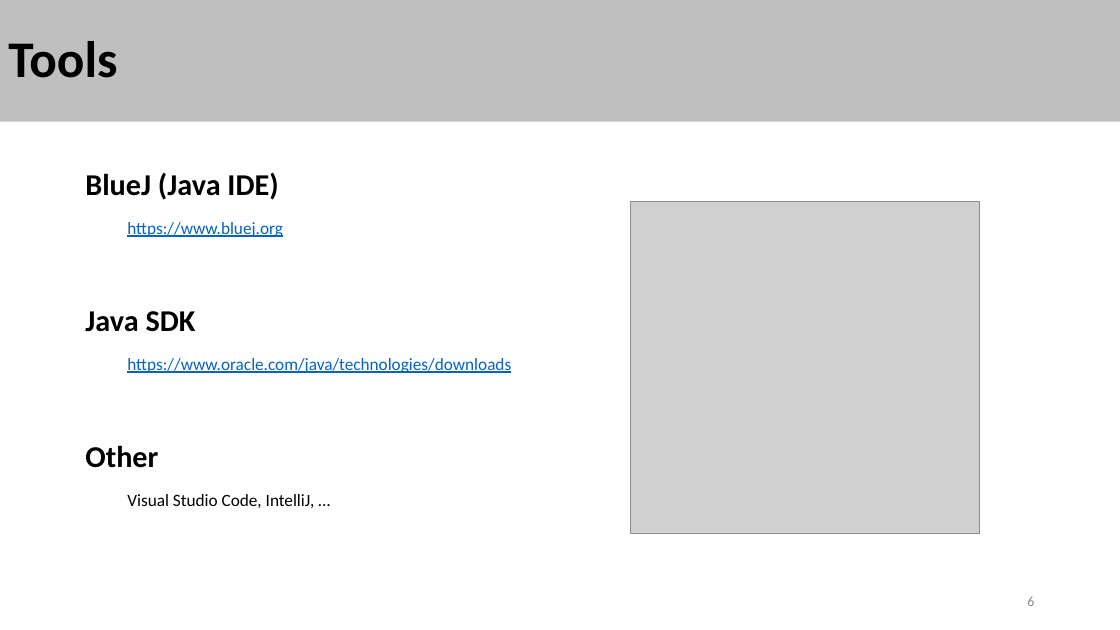
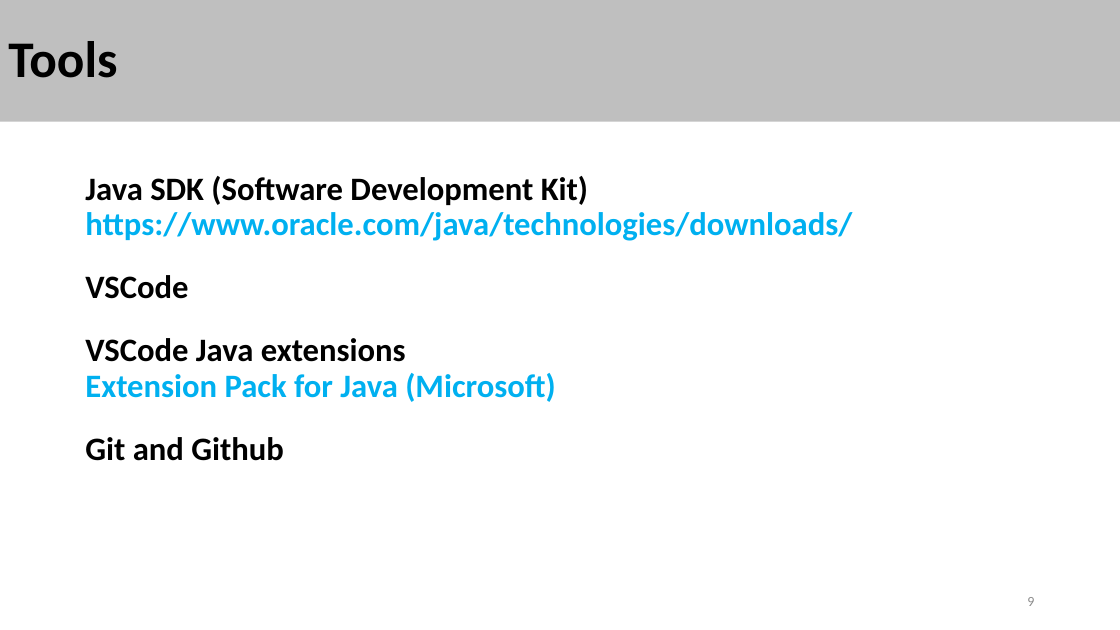
Before and after one commit to stalj/cp3, a slide deck: slide 9 of 01-CourseIntroduction/01-CourseIntroduction.pptx (slide 6 before the commit). Drawn at 1120x630 pixels with LibreOffice and Linux fonts; fonts in the diff are those of the drawing; grey boxes stand for pictures. Boxes give left, top, right and bottom in pixels: in the first picture for what was removed or moved away, otherwise in the second. Text is boxed around its words. In the diff, an @@ line names an element or a change of style, - is before the commit and + after.

```diff
--- a/01-CourseIntroduction/01-CourseIntroduction.pptx
+++ b/01-CourseIntroduction/01-CourseIntroduction.pptx
@@ text at (x1=85, y1=176, x2=852, y2=461): text changed; size 14.8 to 28 pt; text colour #0563C1 to #00B0F0; bold on @@
-BlueJ (Java IDE)
-  https://www.bluej.org
-Java SDK
-  https://www.oracle.com/java/technologies/downloads
-Other
-  Visual Studio Code, IntelliJ, …
+Java SDK (Software Development Kit)
+https://www.oracle.com/java/technologies/downloads/
+VSCode
+VSCode Java extensions
+Extension Pack for Java (Microsoft)
+Git and Github
@@ picture removed at (x1=631, y1=202, x2=980, y2=534) @@
@@ page number at (x1=1027, y1=597, x2=1034, y2=606): text changed @@
-6
+9
```
Also in this commit, not shown: 11 other slides changed, 7 slides added, 5 slides removed, 10 other files.
